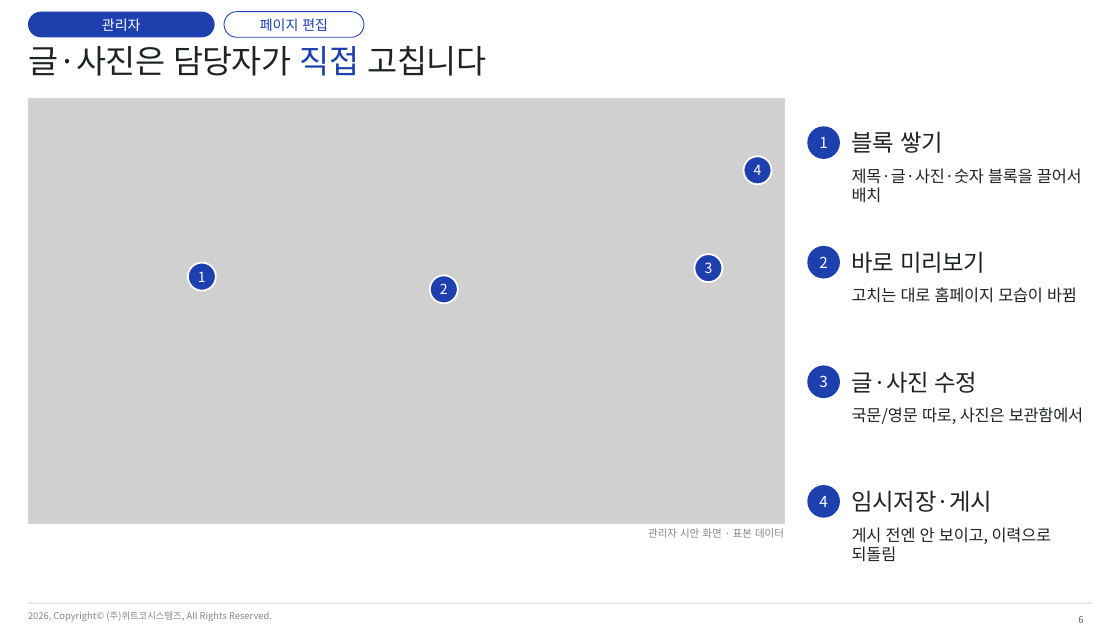
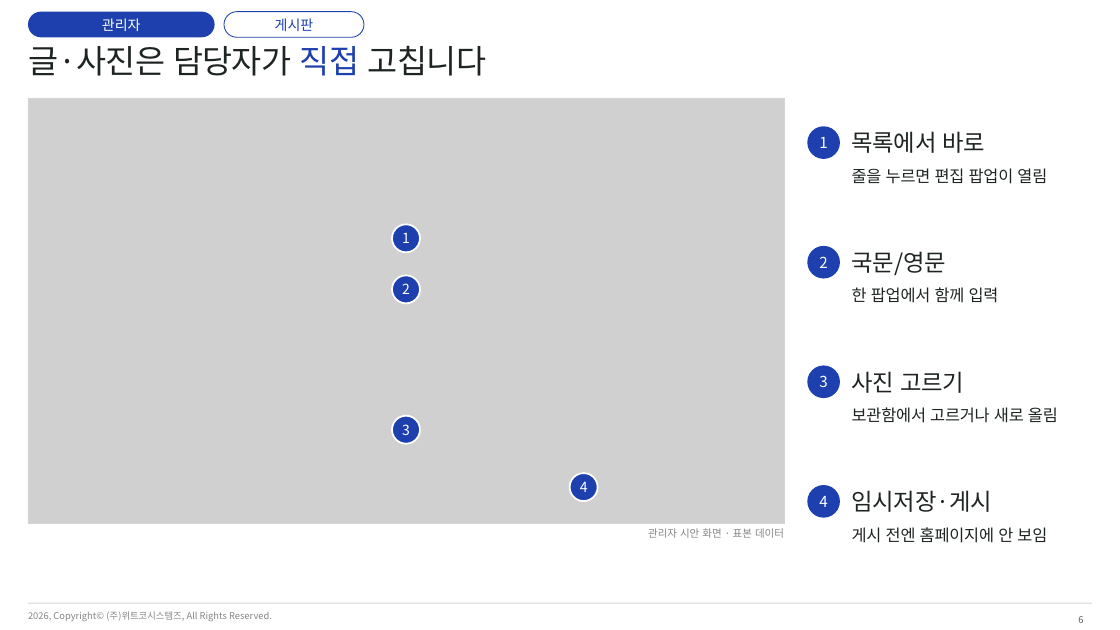
Before and after one commit to leety-stack/KFUBIS_Homepage, a slide deck: slide 6 of 제안서/[한방유비스 홈페이지] 대표홈페이지 개편_제안자료.pptx. Drawn at 1120x630 pixels with LibreOffice and Linux fonts; fonts in the diff are those of the drawing; grey boxes stand for pictures. Boxes give left, top, right and bottom in pixels: in the first picture for what was removed or moved away, otherwise in the second. Text is boxed around its words. In the diff, an @@ line names an element or a change of style, - is before the commit and + after.

```diff
--- a/제안서/[한방유비스 홈페이지] 대표홈페이지 개편_제안자료.pptx
+++ b/제안서/[한방유비스 홈페이지] 대표홈페이지 개편_제안자료.pptx
@@ text in rounded rectangle at (x1=275, y1=18, x2=314, y2=31): text changed @@
-페이지 편집
+게시판
@@ text at (x1=852, y1=131, x2=985, y2=153): text changed @@
-블록 쌓기
+목록에서 바로
@@ text at (x1=852, y1=168, x2=1047, y2=184): text changed @@
-제목·글·사진·숫자 블록을 끌어서 배치
+줄을 누르면 편집 팝업이 열림
@@ ellipse "1" moved from (x1=188, y1=263, x2=216, y2=291) to (x1=392, y1=224, x2=420, y2=252) @@
@@ text at (x1=852, y1=251, x2=946, y2=275): text changed @@
-바로 미리보기
+국문/영문
@@ ellipse "2" moved from (x1=430, y1=276, x2=458, y2=303) to (x1=392, y1=276, x2=420, y2=303) @@
@@ text at (x1=852, y1=287, x2=999, y2=303): text changed @@
-고치는 대로 홈페이지 모습이 바뀜
+한 팝업에서 함께 입력
@@ text at (x1=852, y1=371, x2=964, y2=393): text changed @@
-글·사진 수정
+사진 고르기
@@ ellipse "3" moved from (x1=695, y1=254, x2=723, y2=281) to (x1=392, y1=416, x2=420, y2=444) @@
@@ text at (x1=852, y1=407, x2=1058, y2=423): text changed @@
-국문/영문 따로, 사진은 보관함에서
+보관함에서 고르거나 새로 올림
@@ ellipse "4" moved from (x1=744, y1=156, x2=771, y2=184) to (x1=570, y1=473, x2=597, y2=501) @@
@@ text at (x1=852, y1=527, x2=1047, y2=543): text changed @@
-게시 전엔 안 보이고, 이력으로 되돌림
+게시 전엔 홈페이지에 안 보임
```
Also in this commit, not shown: 1 other slide changed, 1 slide removed, 35 other files.
